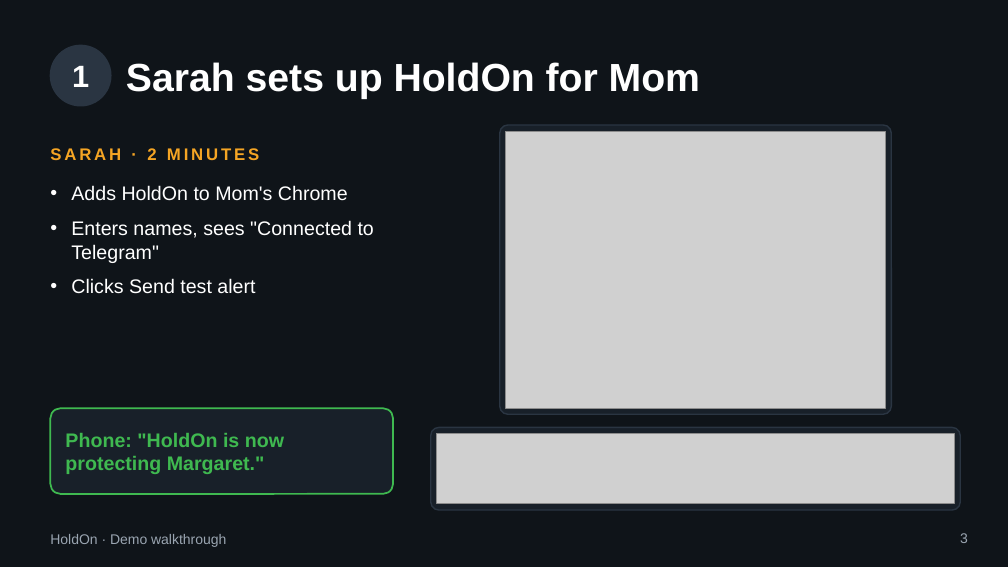
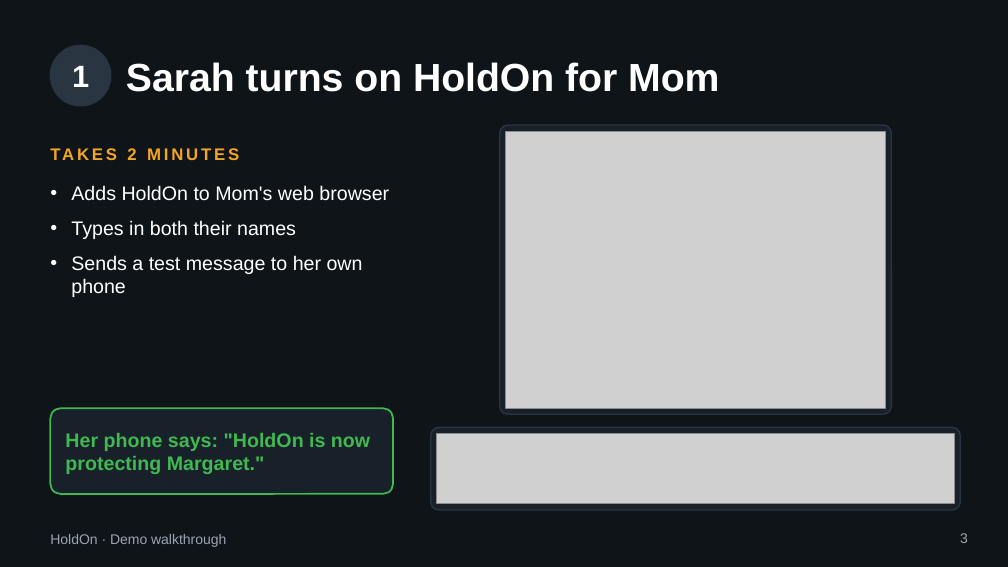
Before and after one commit to nidhishrajan/holdon, a slide deck: slide 3 of pitch/HoldOn-demo-walkthrough.pptx. Drawn at 1008x567 pixels with LibreOffice and Linux fonts; fonts in the diff are those of the drawing; grey boxes stand for pictures. Boxes give left, top, right and bottom in pixels: in the first picture for what was removed or moved away, otherwise in the second. Text is boxed around its words. In the diff, an @@ line names an element or a change of style, - is before the commit and + after.

```diff
--- a/pitch/HoldOn-demo-walkthrough.pptx
+++ b/pitch/HoldOn-demo-walkthrough.pptx
@@ title at [126,62,719,92]: text changed @@
-Sarah sets up HoldOn for Mom
+Sarah turns on HoldOn for Mom
@@ text at [127,148,136,160]: text changed @@
-SARAH · 2 MINUTES
+TAKES 2 MINUTES
@@ text at [71,185,389,297]: text changed @@
-• Adds HoldOn to Mom's Chrome
-• Enters names, sees "Connected to Telegram"
-• Clicks Send test alert
+• Adds HoldOn to Mom's web browser
+• Types in both their names
+• Sends a test message to her own phone
@@ text at [65,433,370,474]: text changed @@
-Phone: "HoldOn is now protecting Margaret."
+Her phone says: "HoldOn is now protecting Margaret."
```
Also in this commit, not shown: 9 other slides changed, 1 other file.
